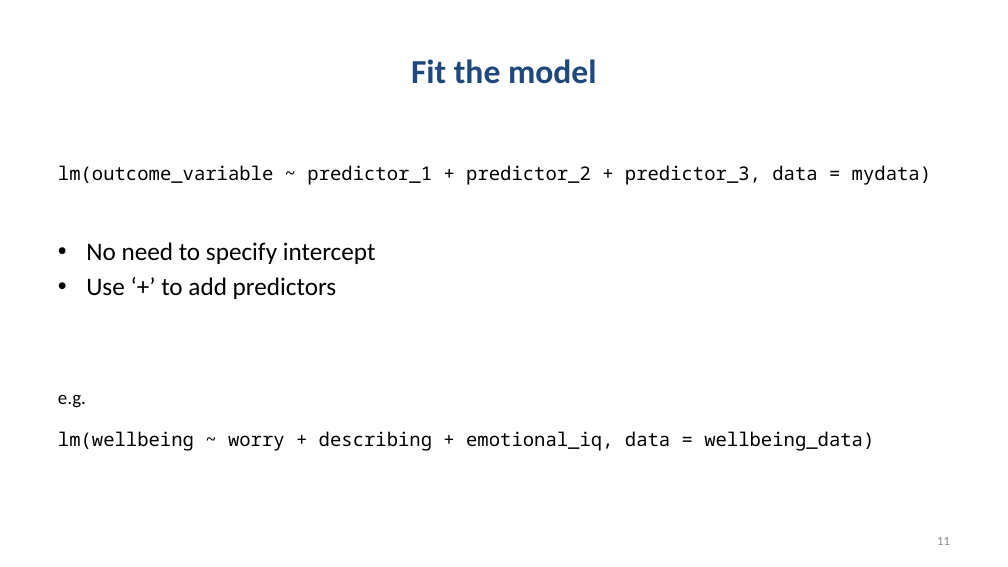
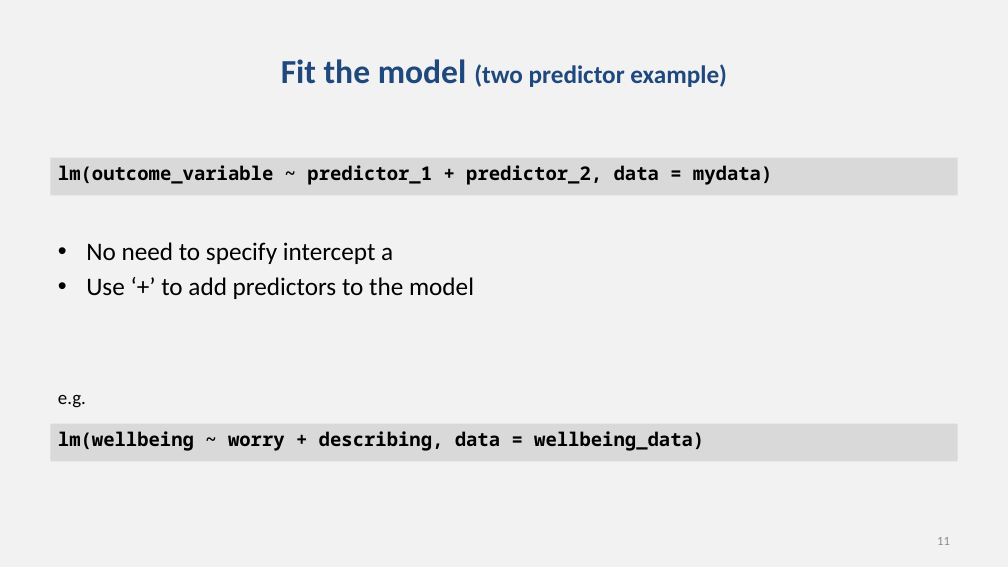
Before and after one commit to chrisjberry/datafluencyCB, a slide deck: slide 11 of docs/slides/PSYC753_L2_MultipleRegression1.pptx. Drawn at 1008x567 pixels with LibreOffice and Linux fonts; fonts in the diff are those of the drawing. Boxes give left, top, right and bottom in pixels: in the first picture for what was removed or moved away, otherwise in the second. Text is boxed around its words. In the diff, an @@ line names an element or a change of style, - is before the commit and + after.

```diff
--- a/docs/slides/PSYC753_L2_MultipleRegression1.pptx
+++ b/docs/slides/PSYC753_L2_MultipleRegression1.pptx
@@ background #FFFFFF to #F2F2F2 @@
@@ title at (281, 59, 727, 87): text changed; size 32 to 24 pt @@
-Fit the model
+Fit the model (two predictor example)
@@ text "lm(outcome_variable ~ predictor_1 + predictor_2, ...": place and size @@
-text "lm(outcome_variable ~ predictor_1 + predictor_2, ..." at (58, 165, 931, 185)
+text "lm(outcome_variable ~ predictor_1 + predictor_2, ..." at (51, 157, 958, 195)
@@ text "lm(outcome_variable ~ predictor_1 + predictor_2, ..." at (51, 157, 958, 195): fill none to #D9D9D9 @@
@@ text at (58, 165, 772, 185): text changed; bold on @@
-lm(outcome_variable ~ predictor_1 + predictor_2 + predictor_3, data = mydata)
+lm(outcome_variable ~ predictor_1 + predictor_2, data = mydata)
@@ text at (86, 242, 474, 299): text changed @@
-• No need to specify intercept
-• Use ‘+’ to add predictors
+• No need to specify intercept a
+• Use ‘+’ to add predictors to the model
@@ rectangle "lm(wellbeing ~ worry + describing, ...": place and size @@
-rectangle "lm(wellbeing ~ worry + describing, ..." at (58, 431, 874, 451)
+rectangle "lm(wellbeing ~ worry + describing, ..." at (51, 423, 958, 461)
@@ rectangle "lm(wellbeing ~ worry + describing, ..." at (51, 423, 958, 461): fill none to #D9D9D9 @@
@@ text in rectangle at (58, 431, 704, 451): text changed; bold on @@
-lm(wellbeing ~ worry + describing + emotional_iq, data = wellbeing_data)
+lm(wellbeing ~ worry + describing, data = wellbeing_data)
```
Also in this commit, not shown: 19 other slides changed, 1 slide added, 1 other file.
